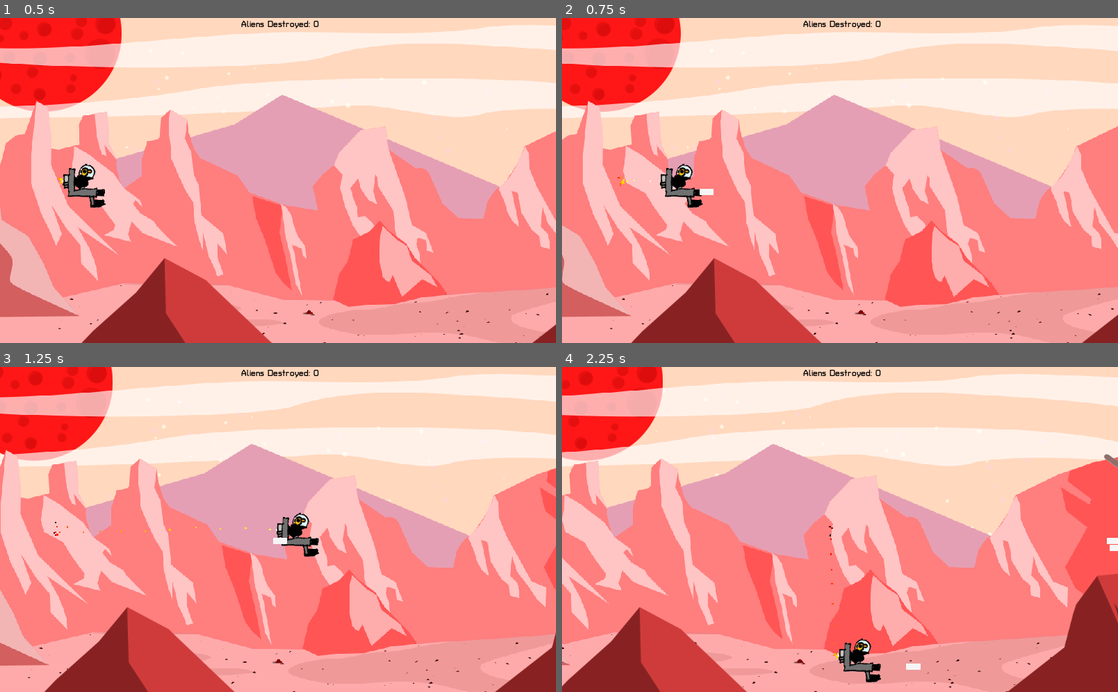
Above: before the commit, frames 1-4 (two rows, left to right).
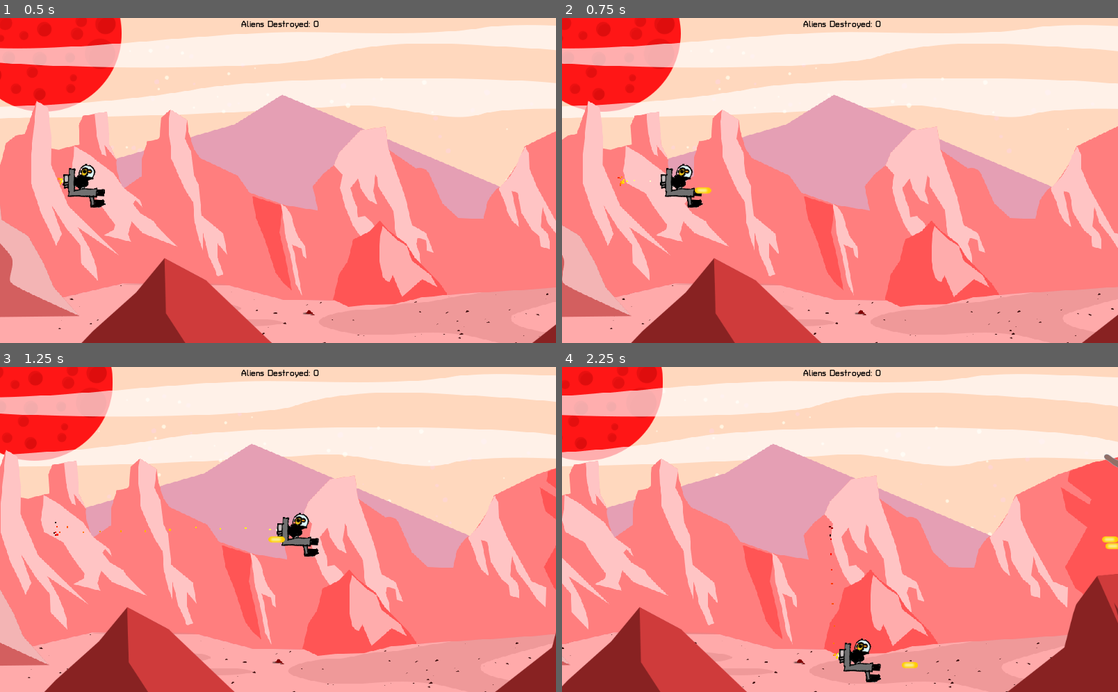
Above: after the commit, the same moments.

Repository: the-g-force/FamJam-January2021
Game: Godot game, scene res://src/Level.tscn
The game is run twice, just before and just after one commit, with the same random seed, the same clock (stepped at 60 frames per second) and the same inputs.
Inputs (mouse positions are in pixels of both pictures, inside the frame that each line leads up to):
- Up to frame 1 (0.5 s): no input
- Up to frame 2 (0.75 s): tap Enter at 0.5 s; move the mouse to (962, 164) at 0.52 s; hold D (move_right) from 0.53 s (still down); tap Space (fire) at 0.6 s; click (962, 164) at 0.67 s
- Up to frame 3 (1.25 s): keep holding D (move_right)
- Up to frame 4 (2.25 s): move the mouse to (728, 545) at 1.27 s; release D (move_right) at 1.28 s; hold S (move_down) 1.28-2.03 s; tap Space (fire) at 1.35, 2.1 s; move the mouse to (895, 458) at 2.02 s; hold D (move_right) from 2.03 s (still down)

Frame 1 is identical in both runs. In frame 2, less than 0.1% of the frame differs, in the area x 23-28%, y 52-55%; in frame 3, less than 0.1%; in frame 4, 0.2%, in the area x 61-100%, y 52-94%.

Commit message:
Use sprites for bullets

Diff:
--- a/project/src/AlienBullet.gd
+++ b/project/src/AlienBullet.gd
@@ -4,11 +4,6 @@
 
 func _physics_process(delta):
 	position.x -= speed * delta
-
-
-func _draw():
-	var shape = $CollisionShape2D.shape
-	draw_rect(Rect2(-shape.extents.x/2, -shape.extents.y/2, shape.extents.x*2, shape.extents.y*2), Color.whitesmoke)
 
 
 func _on_VisibilityNotifier2D_screen_exited():
--- a/project/src/AlienBullet.tscn
+++ b/project/src/AlienBullet.tscn
@@ -1,9 +1,10 @@
-[gd_scene load_steps=3 format=2]
+[gd_scene load_steps=4 format=2]
 
 [ext_resource path="res://src/AlienBullet.gd" type="Script" id=1]
+[ext_resource path="res://assets/bullet-blue.png" type="Texture" id=2]
 
 [sub_resource type="RectangleShape2D" id=1]
-extents = Vector2( 13, 6 )
+extents = Vector2( 14.3297, 5.53208 )
 
 [node name="AlienBullet" type="Area2D"]
 collision_layer = 4
@@ -14,5 +15,10 @@
 shape = SubResource( 1 )
 
 [node name="VisibilityNotifier2D" type="VisibilityNotifier2D" parent="."]
+position = Vector2( 0.148818, -0.297637 )
+scale = Vector2( 1.52087, 0.632913 )
+
+[node name="Sprite" type="Sprite" parent="."]
+texture = ExtResource( 2 )
 [connection signal="body_entered" from="." to="." method="_on_AlienBullet_body_entered"]
 [connection signal="screen_exited" from="VisibilityNotifier2D" to="." method="_on_VisibilityNotifier2D_screen_exited"]
--- a/project/src/DuckBullet.gd
+++ b/project/src/DuckBullet.gd
@@ -4,11 +4,6 @@
 
 func _physics_process(delta):
 	position.x += speed * delta
-
-
-func _draw():
-	var shape = $CollisionShape2D.shape
-	draw_rect(Rect2(-shape.extents.x/2, -shape.extents.y/2, shape.extents.x*2, shape.extents.y*2), Color.whitesmoke)
 
 
 func _on_VisibilityNotifier2D_screen_exited():
--- a/project/src/DuckBullet.tscn
+++ b/project/src/DuckBullet.tscn
@@ -1,6 +1,7 @@
-[gd_scene load_steps=3 format=2]
+[gd_scene load_steps=4 format=2]
 
 [ext_resource path="res://src/DuckBullet.gd" type="Script" id=1]
+[ext_resource path="res://assets/bullet-yellow.png" type="Texture" id=2]
 
 [sub_resource type="RectangleShape2D" id=1]
 extents = Vector2( 13, 6 )
@@ -14,5 +15,10 @@
 shape = SubResource( 1 )
 
 [node name="VisibilityNotifier2D" type="VisibilityNotifier2D" parent="."]
+position = Vector2( 0.280614, -0.0701526 )
+scale = Vector2( 1.46302, 0.600123 )
+
+[node name="Sprite" type="Sprite" parent="."]
+texture = ExtResource( 2 )
 [connection signal="body_entered" from="." to="." method="_on_DuckBullet_body_entered"]
 [connection signal="screen_exited" from="VisibilityNotifier2D" to="." method="_on_VisibilityNotifier2D_screen_exited"]
